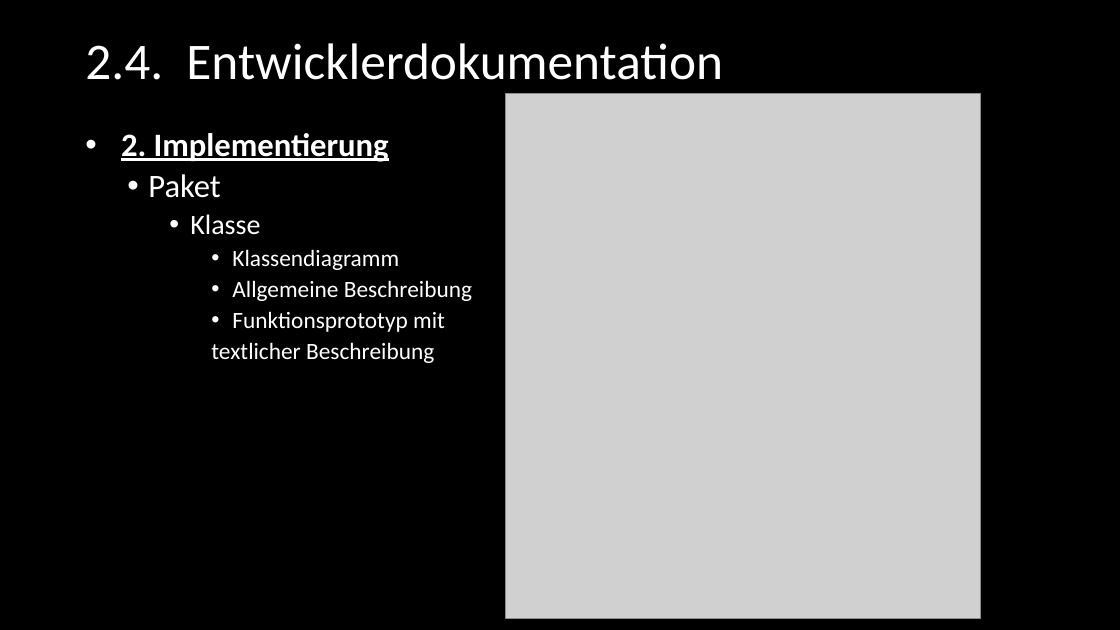
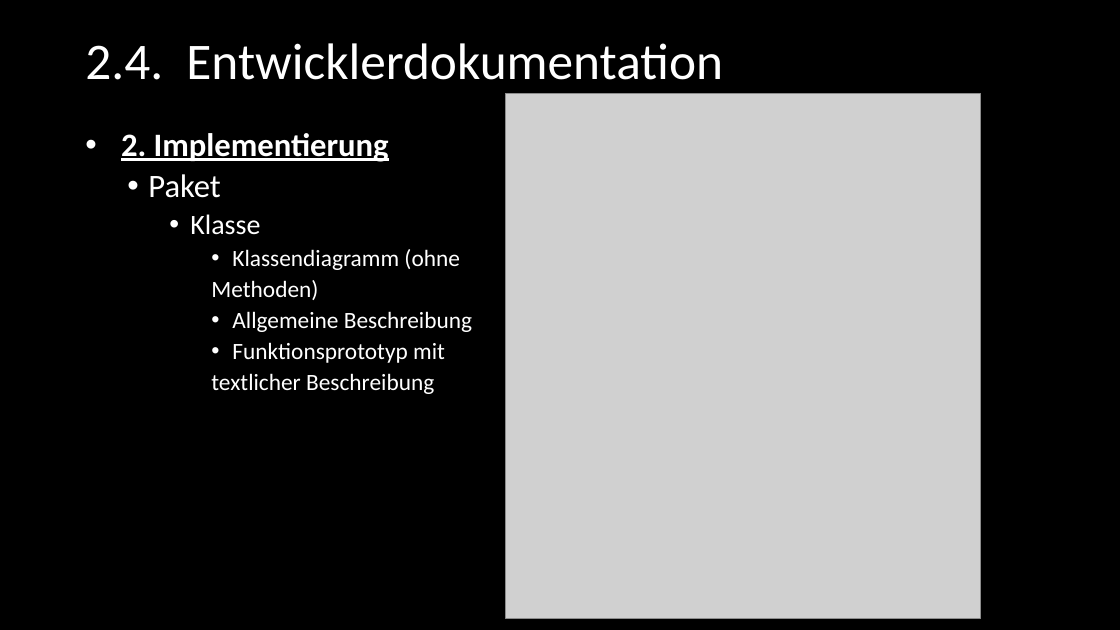
Before and after one commit to SE-Beleggruppe/Beleg_Planung, a slide deck: slide 21 of Präsentation/Felix - Dokumentation/SE_Dokumentation.pptx. Drawn at 1120x630 pixels with LibreOffice and Linux fonts; fonts in the diff are those of the drawing; grey boxes stand for pictures. Boxes give left, top, right and bottom in pixels: in the first picture for what was removed or moved away, otherwise in the second. Text is boxed around its words. In the diff, an @@ line names an element or a change of style, - is before the commit and + after.

```diff
--- a/Präsentation/Felix - Dokumentation/SE_Dokumentation.pptx
+++ b/Präsentation/Felix - Dokumentation/SE_Dokumentation.pptx
@@ text at bbox=[211, 249, 460, 300]: text changed @@
-      • Klassendiagramm
+      • Klassendiagramm (ohne
+      Methoden)
```
Also in this commit, not shown: 6 other slides changed, 2 slides added, 1 slide removed, 1 other file.
